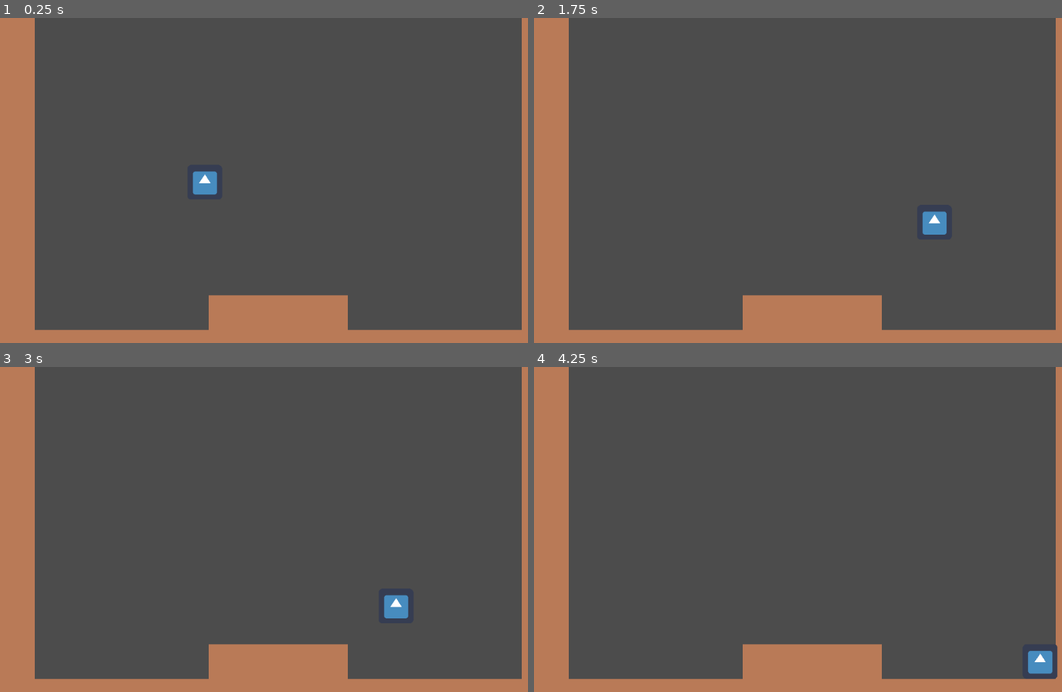
Above: before the commit, frames 1-4 (two rows, left to right).
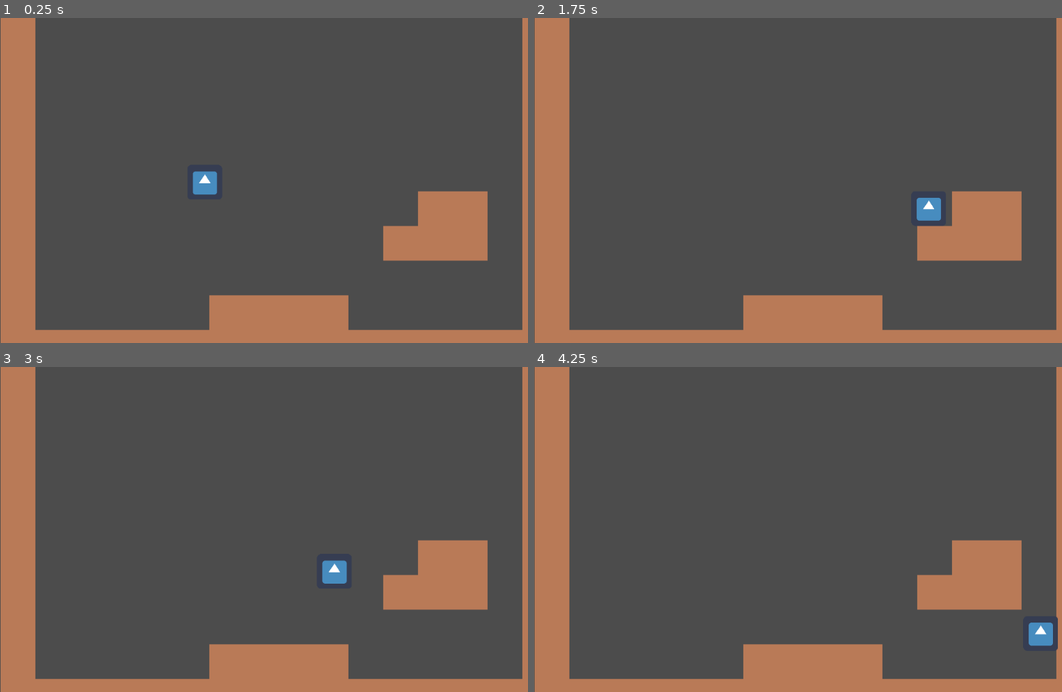
Above: after the commit, the same moments.

Repository: albfor/IT-Projekt
Game: Godot game, scene res://src/Level.tscn
Same seed, same stepped clock (60 frames per second), same inputs: the game is played once before the commit and once after it. The project has no main scene, so this scene is started directly. The engine's default icon, where the game draws it, is replaced by a stand-in: a white triangle on a blue panel in a dark square.
Inputs:
- Up to frame 1 (0.25 s): no input
- Up to frame 2 (1.75 s): hold Right (move_right) from 0.53 s (still down); tap W (jump) at 0.6, 0.77, 1.07, 1.35, 1.52 s
- Up to frame 3 (3 s): tap W (jump) at 1.82, 2.1, 2.85 s; release Right (move_right) at 2.03 s; hold Left (move_left) 2.03-2.78 s; hold Right (move_right) from 2.78 s (still down)
- Up to frame 4 (4.25 s): keep holding Right (move_right); tap W (jump) at 3.02, 3.32, 3.6, 3.77, 4.07 s

The runs differ from the first frame. In frame 1, 4.0% of the frame differs, in the area x 0-99%, y 0-100%; in frame 2, 4.3%; in frame 3, 4.4%; in frame 4, 4.7%, in the area x 0-100%, y 0-100%.

Commit message:
Kommenterade koden inget annat

Diff:
--- a/src/Actor.gd
+++ b/src/Actor.gd
@@ -4,5 +4,5 @@
 const FLOOR_NORMAL: = Vector2.UP
 
 export var gravity: = 4000.0
-export var speed: = Vector2(300.0, 1000.0)
-var velocity: = Vector2.ZERO
+export var speed: = Vector2(300.0, 1000.0) # how quickly the actor is allowed to move
+var velocity: = Vector2.ZERO # how quickly the actor moves
--- a/src/Level.tscn
+++ b/src/Level.tscn
@@ -41,9 +41,10 @@
 [node name="Level" type="Node"]
 
 [node name="TileMap" type="TileMap" parent="."]
+position = Vector2( 1, 0 )
 tile_set = SubResource( 3 )
 format = 1
-tile_data = PoolIntArray( 0, 0, 0, 15, 0, 0, 65536, 0, 0, 65 …(74 unchanged characters)…  0, 0, 262159, 0, 0, 327680, 0, 0, 327695, 0, 0, 393216, 0, 0, 393231, 0, 0, 458752, 0, 0, 458767, 0, 0, 458768, 0, 0, 524288, 0, 0, 524294, 0, 0, 524295, 0, 0, 524296, 0, 0, 524297, 0, 0, 524303, 0, 0, 524304, 0, 0, 589824, 0, 0, 589825, 0, 0, 589826, 0, 0, 589827, 0, 0, 589828, 0, 0, 589829, 0, 0, 589830, 0, 0, 589831, 0, 0, 589832, 0, 0, 589833, 0, 0, 589834, 0, 0, 589835, 0, 0, 589836, 0, 0, 589837, 0, 0, 589838, 0, 0, 589839, 0, 0, 589840, 0, 0 )
+tile_data = PoolIntArray( 0, 0, 0, 15, 0, 0, 65536, 0, 0, 65 …(74 unchanged characters)…  0, 0, 262159, 0, 0, 327680, 0, 0, 327692, 0, 0, 327693, 0, 0, 327695, 0, 0, 393216, 0, 0, 393227, 0, 0, 393228, 0, 0, 393229, 0, 0, 393231, 0, 0, 458752, 0, 0, 458767, 0, 0, 524288, 0, 0, 524294, 0, 0, 524295, 0, 0, 524296, 0, 0, 524297, 0, 0, 524303, 0, 0, 589824, 0, 0, 589825, 0, 0, 589826, 0, 0, 589827, 0, 0, 589828, 0, 0, 589829, 0, 0, 589830, 0, 0, 589831, 0, 0, 589832, 0, 0, 589833, 0, 0, 589834, 0, 0, 589835, 0, 0, 589836, 0, 0, 589837, 0, 0, 589838, 0, 0, 589839, 0, 0 )
 
 [node name="Player" parent="." instance=ExtResource( 2 )]
 position = Vector2( 376.824, 170.047 )
--- a/src/Player.gd
+++ b/src/Player.gd
@@ -5,6 +5,7 @@
 	velocity = calculate_move_velocity(velocity, direction, speed)
 	velocity = move_and_slide(velocity, FLOOR_NORMAL)
 
+# Calculates the movement/fall speed
 func calculate_move_velocity(
 		linear_velocity: Vector2,
 		direction: Vector2,
@@ -13,11 +14,14 @@
 	var new_velocity: = linear_velocity
 	new_velocity.x = speed.x * direction.x
 	new_velocity.y += gravity * get_physics_process_delta_time()
+	# If jumping overrule y axis velocity
 	if direction.y == -1.0:
 		new_velocity.y = speed.y * direction.y
 	return new_velocity
 
-
+# Returns the direction of user input for the player movement
+# Key bindings for move_right, move_left and jump can be changed
+# in Project -> Project settings -> Input Map
 func get_direction() -> Vector2:
 	return Vector2(
 		Input.get_action_strength("move_right") - Input.get_action_strength("move_left"),
